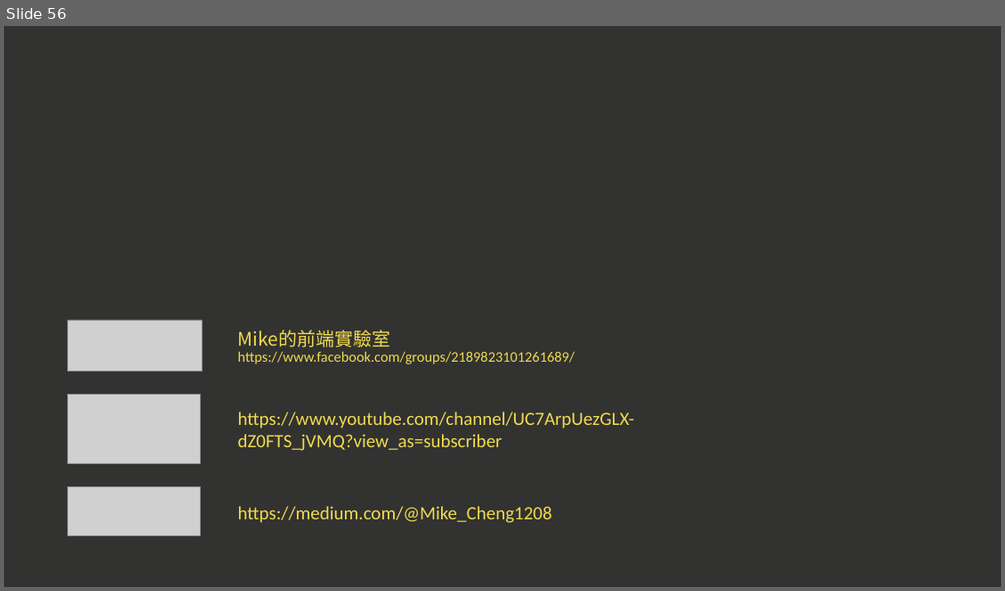
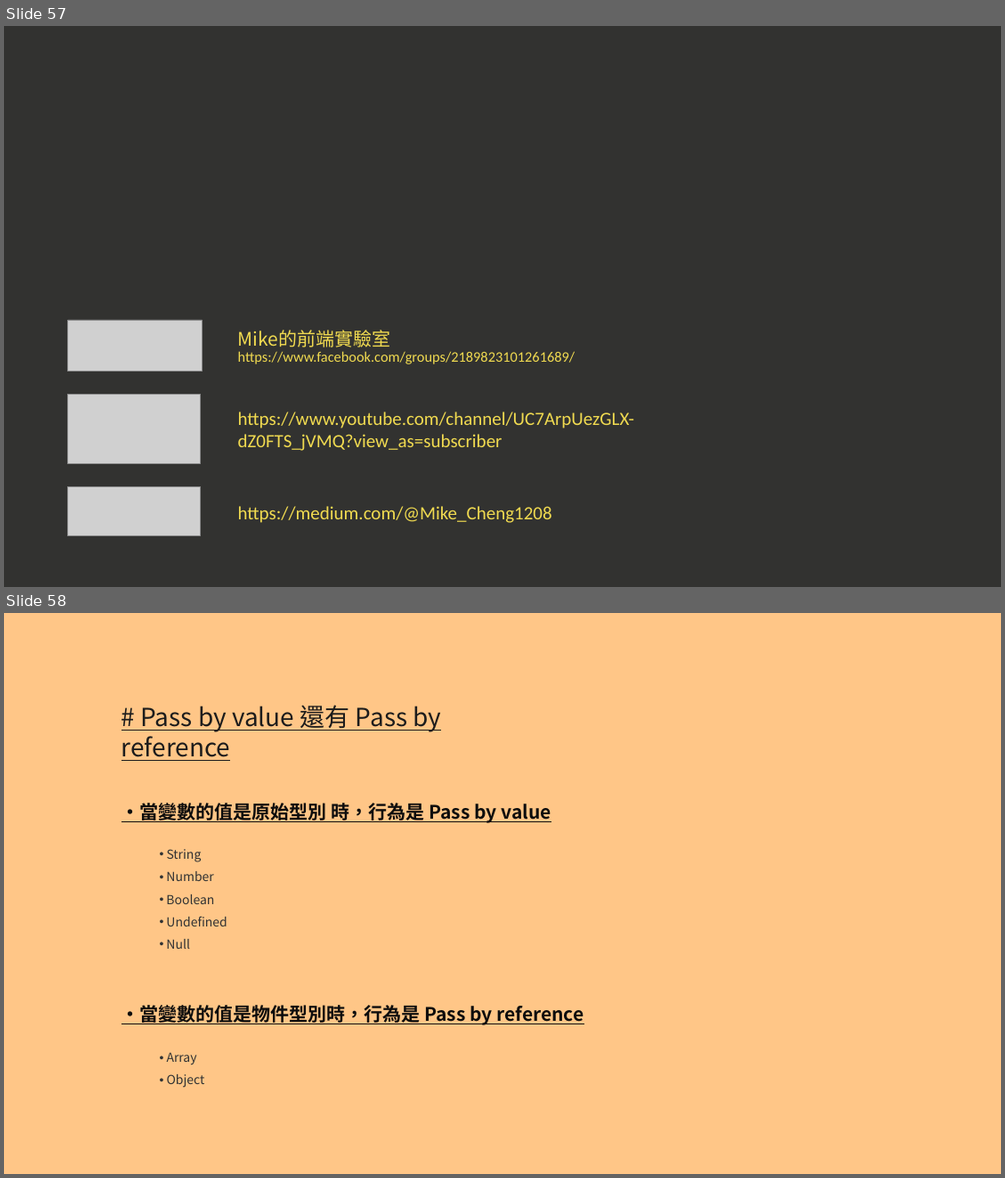
Before and after one commit to a23246542/JS_course_Intermediate_example, a slide deck: 現代 JavaScript 職人之路｜ 中階篇.pptx. Shown one above the other, each under a label of ours: slide 56 before the commit, slides 57 and 58 after it. The pictures are 1005x591 and 1005x1178 pixels, drawn with LibreOffice and Linux fonts; fonts in the diff are those of the drawing; grey boxes stand for pictures. Boxes give left, top, right and bottom in pixels: in the first picture for what was removed or moved away, otherwise in the second. Text is boxed around its words. In the diff, an @@ line names an element or a change of style, - is before the commit and + after.

Commit message:
fix

```diff
--- a/現代 JavaScript 職人之路｜ 中階篇.pptx
+++ b/現代 JavaScript 職人之路｜ 中階篇.pptx
@@ slide 58 added at <box>4,613,1001,1174</box>, background #FFC687 @@
@@ text added at <box>121,705,442,761</box>, 24 pt, text #1C1C1C, underline @@
+# Pass by value 還有 Pass by reference
@@ text added at <box>121,803,550,823</box>, 18 pt, text #0D0D0D, bold, underline @@
+‧當變數的值是原始型別 時，行為是 Pass by value
@@ text added at <box>166,849,226,949</box>, 12 pt, text #303233 @@
+• String
+• Number
+• Boolean
+• Undefined
+• Null
@@ text added at <box>121,1005,584,1025</box>, 18 pt, text #0D0D0D, bold, underline @@
+‧當變數的值是物件型別時，行為是 Pass by reference
@@ text added at <box>167,1052,205,1087</box>, 12 pt, text #303233 @@
+• Array
+• Object
@@ what was slide 56 is now slide 57 @@
```
Also in this commit, not shown: 4 other slides added.
